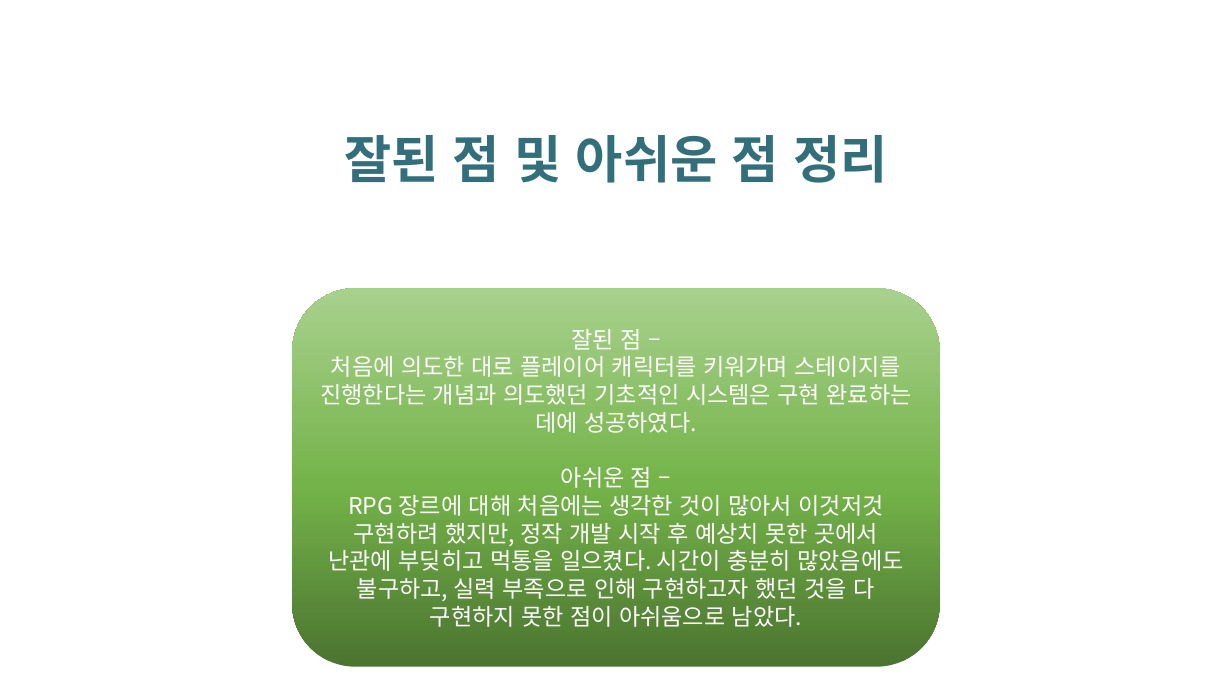
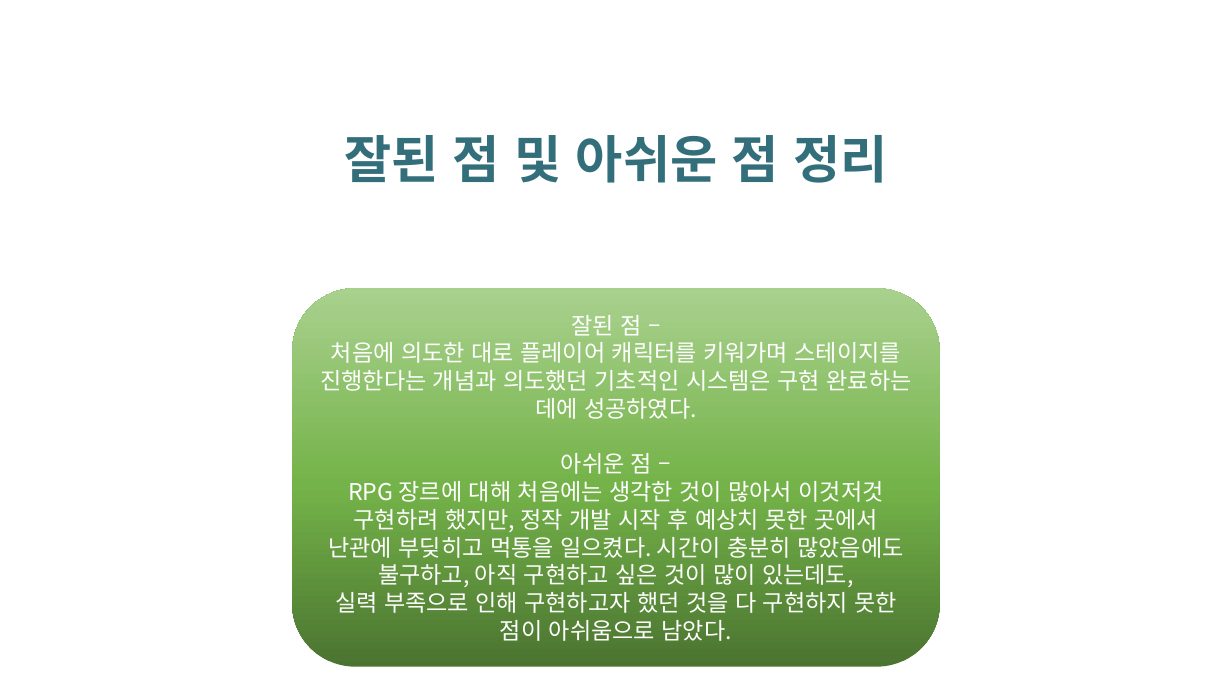
Before and after one commit to sddragon616/2DGame_Programming_Python, a slide deck: slide 4 of 2013180006JaeHwanKim_2DGameProgramming_Final-Announcement.pptx. Drawn at 1232x693 pixels with LibreOffice and Linux fonts; fonts in the diff are those of the drawing; background and template pictures are left out. Boxes give left, top, right and bottom in pixels: in the first picture for what was removed or moved away, otherwise in the second. Text is boxed around its words. In the diff, an @@ line names an element or a change of style, - is before the commit and + after.

```diff
--- a/2013180006JaeHwanKim_2DGameProgramming_Final-Announcement.pptx
+++ b/2013180006JaeHwanKim_2DGameProgramming_Final-Announcement.pptx
@@ text in rounded rectangle at [328, 481, 903, 641]: text changed @@
-RPG 장르에 대해 처음에는 생각한 것이 많아서 이것저것 구현하려 했지만, 정작 개발 시작 후 예상치 못한 곳에서 난관에 부딪히고 먹통을 일으켰다. 시간이 충분히 많았음에도 불구하고, 실력 부족으로 인해 구현하고자 했던 것을 다 구현하지 못한 점이 아쉬움으로 남았다.
+RPG 장르에 대해 처음에는 생각한 것이 많아서 이것저것 구현하려 했지만, 정작 개발 시작 후 예상치 못한 곳에서 난관에 부딪히고 먹통을 일으켰다. 시간이 충분히 많았음에도 불구하고, 아직 구현하고 싶은 것이 많이 있는데도,
+실력 부족으로 인해 구현하고자 했던 것을 다 구현하지 못한 점이 아쉬움으로 남았다.
```
Also in this commit, not shown: 1 other slide changed, 22 other files.
